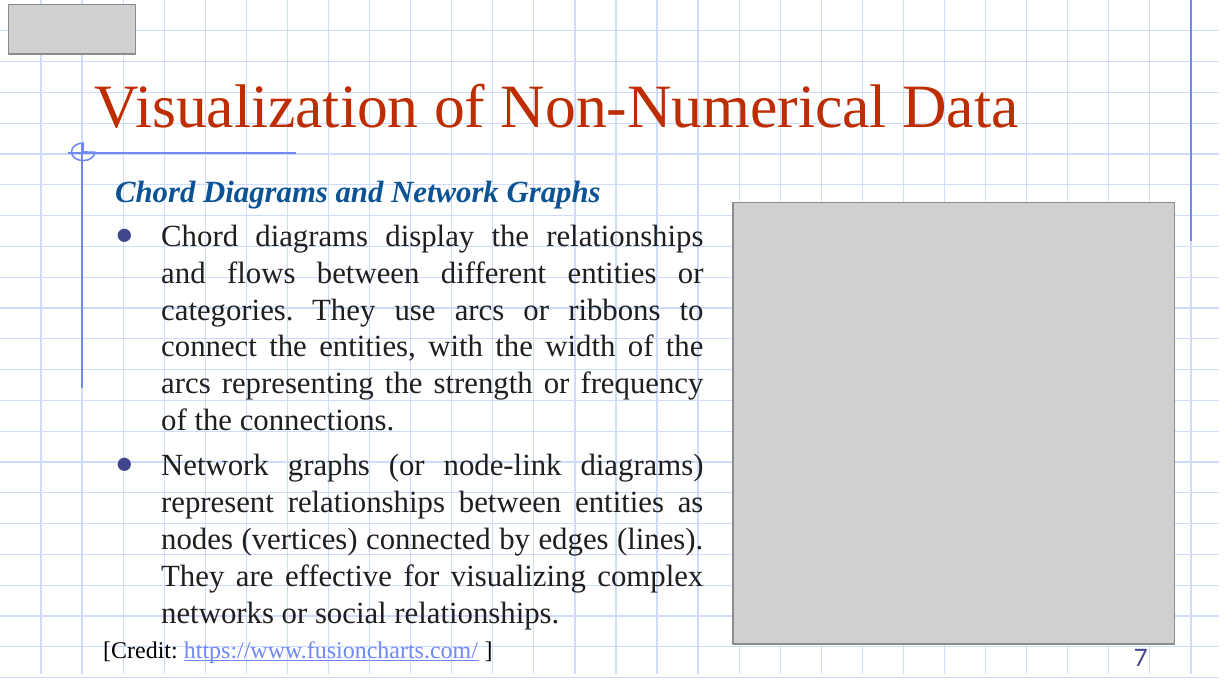
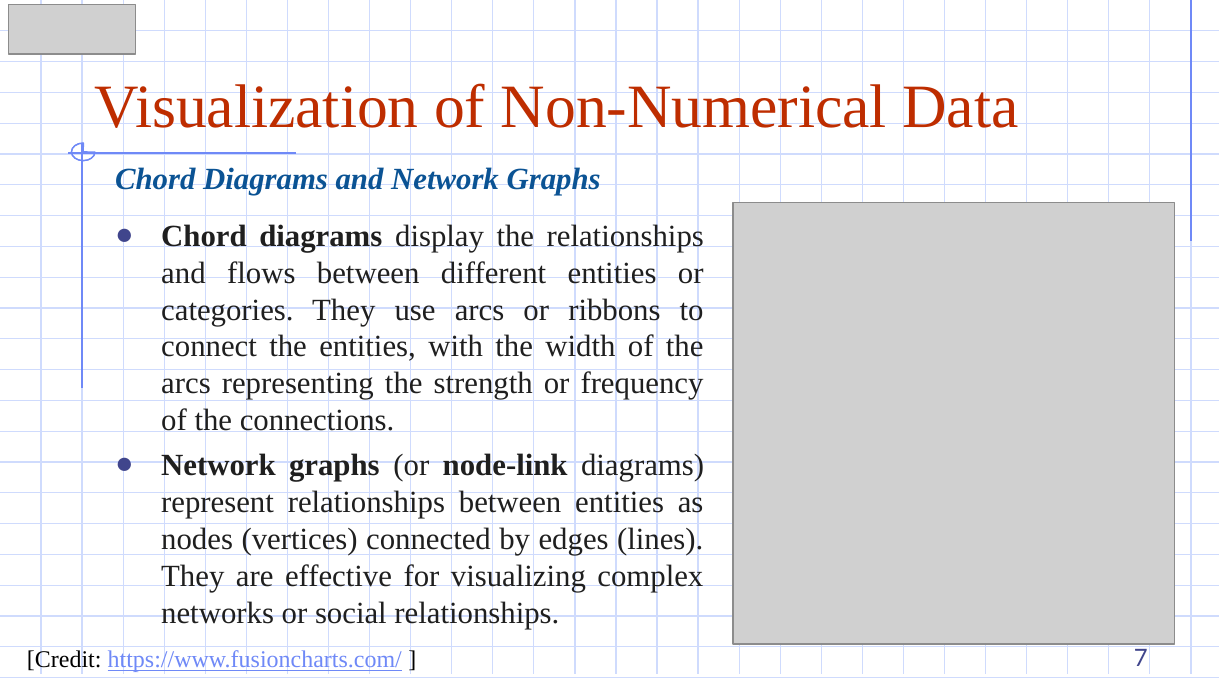
Before and after one commit to DazielNguyen/DBM302m, a slide deck: slide 7 of slides/2.3 Visualization of Non-Numerical Data.pptx. Drawn at 1232x693 pixels with LibreOffice and Linux fonts; fonts in the diff are those of the drawing; grey boxes stand for pictures. Boxes give left, top, right and bottom in pixels: in the first picture for what was removed or moved away, otherwise in the second. Text is boxed around its words. In the diff, an @@ line names an element or a change of style, - is before the commit and + after.

```diff
--- a/slides/2.3 Visualization of Non-Numerical Data.pptx
+++ b/slides/2.3 Visualization of Non-Numerical Data.pptx
@@ text "Chord Diagrams and Network Graphs": place and size @@
-text "Chord Diagrams and Network Graphs" at [115, 178, 601, 208]
+text "Chord Diagrams and Network Graphs" at [115, 165, 601, 195]
@@ text "Chord diagrams display the relationships ..." at [161, 222, 704, 629]: bold on in "Chord diagrams", "Network graphs node-link" @@
@@ text "[Credit: https://www.fusioncharts.com/ ]": place and size @@
-text "[Credit: https://www.fusioncharts.com/ ]" at [103, 639, 478, 664]
+text "[Credit: https://www.fusioncharts.com/ ]" at [27, 648, 402, 673]
```
Also in this commit, not shown: 10 other slides changed, 15 other files.
